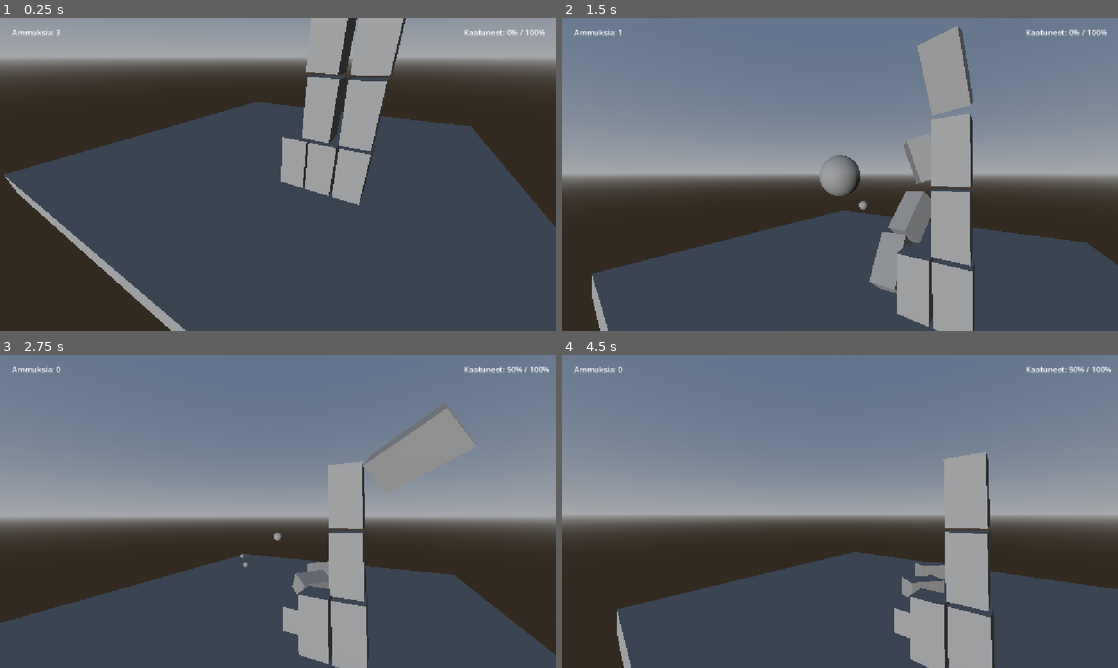
Above: before the commit, frames 1-4 (two rows, left to right).
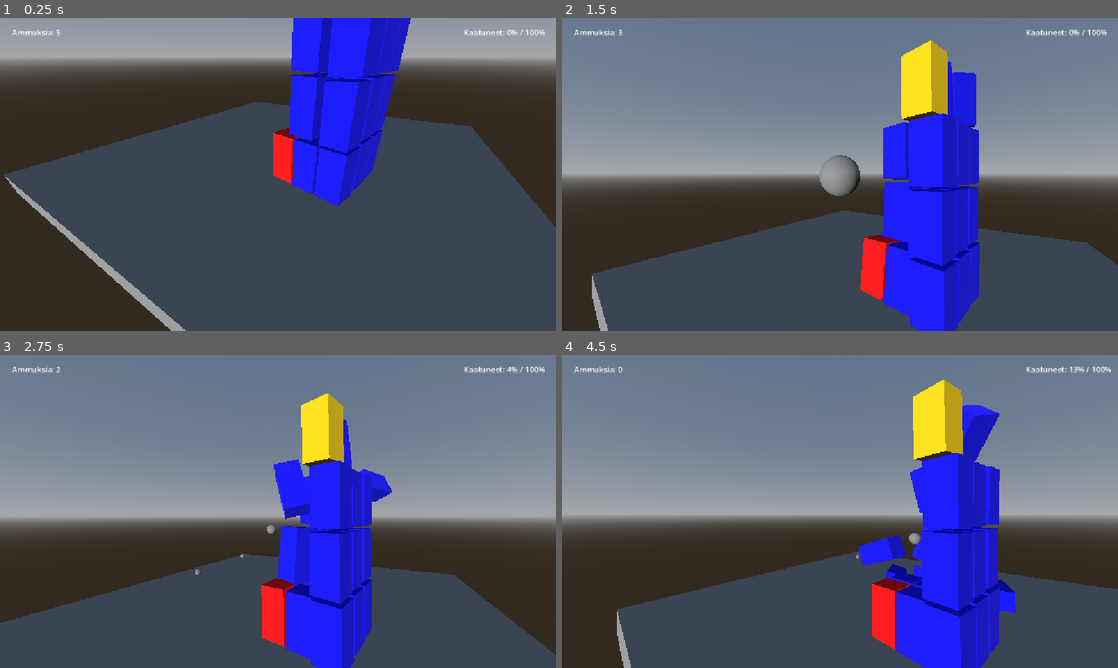
Above: after the commit, the same moments.

Repository: santtu-kumpulainen/3d-fysiikkapeli
Game: Godot game, scene res://scenes/root.tscn
Two runs of this game, one before a commit and one after it. Both use one fixed random seed, a clock stepped at 60 frames per second and the inputs below.
Inputs (mouse positions are in pixels of both pictures, inside the frame that each line leads up to):
- Up to frame 1 (0.25 s): no input
- Up to frame 2 (1.5 s): tap Enter at 0.5 s; move the mouse to (867, 174) at 0.52 s; tap R at 0.6, 1.35 s; click (867, 174) at 0.67 s; move the mouse to (812, 174) at 1.27 s; click (812, 174) at 1.42 s
- Up to frame 3 (2.75 s): move the mouse to (289, 505) at 2.02 s; tap R at 2.1 s; click (289, 505) at 2.17 s
- Up to frame 4 (4.5 s): move the mouse to (834, 517) at 2.77 s; tap R at 2.85, 3.6, 4.35 s; click (834, 517) at 2.92 s; move the mouse to (878, 514) at 3.52 s; click (878, 514) at 3.67 s; move the mouse to (795, 508) at 4.27 s; click (795, 508) at 4.42 s

The runs differ from the first frame. In frame 1, 10% of the frame differs, in the area x 10-74%, y 0-61%; in frame 2, 15%; in frame 3, 14%; in frame 4, 15%, in the area x 52-93%, y 3-100%.

Commit message:
Task 8: Add special block effects

Diff:
--- /dev/null
+++ b/3d_fysiikkapeli/scenes/box.gd
@@ -0,0 +1,42 @@
+
+extends RigidBody3D
+
+signal toppled(block: RigidBody3D)
+
+enum BlockType {
+	NORMAL,
+	BONUS_AMMO,
+	EXPLOSIVE
+}
+
+@export var block_type: BlockType = BlockType.NORMAL
+
+@onready var mesh_instance: MeshInstance3D = $MeshInstance3D
+
+var effect_triggered := false
+
+
+func _ready() -> void:
+	var material := StandardMaterial3D.new()
+
+	match block_type:
+		BlockType.NORMAL:
+			material.albedo_color = Color.BLUE
+		BlockType.BONUS_AMMO:
+			material.albedo_color = Color.GOLD
+		BlockType.EXPLOSIVE:
+			material.albedo_color = Color.RED
+
+	mesh_instance.material_override = material
+
+
+func _physics_process(_delta: float) -> void:
+	if effect_triggered:
+		return
+
+	var up_direction = global_transform.basis.y.normalized()
+	var angle = up_direction.angle_to(Vector3.UP)
+
+	if angle >= deg_to_rad(45.0):
+		effect_triggered = true
+		toppled.emit(self)
--- a/3d_fysiikkapeli/scenes/box.tscn
+++ b/3d_fysiikkapeli/scenes/box.tscn
@@ -1,4 +1,6 @@
 [gd_scene format=3 uid="uid://ddibfshvvympk"]
+
+[ext_resource type="Script" uid="uid://cgg5cdprv0ugj" path="res://scenes/box.gd" id="1_3inec"]
 
 [sub_resource type="BoxShape3D" id="BoxShape3D_py7em"]
 size = Vector3(1, 2.140564, 1)
@@ -7,6 +9,7 @@
 size = Vector3(1, 1.9833984, 1)
 
 [node name="Box" type="RigidBody3D" unique_id=1642724522 groups=["tower_boxes"]]
+script = ExtResource("1_3inec")
 
 [node name="CollisionShape3D" type="CollisionShape3D" parent="." unique_id=2066689434]
 transform = Transform3D(1, 0, 0, 0, 1, 0, 0, 0, 1, 1, 1, 1)
--- a/3d_fysiikkapeli/scenes/root.gd
+++ b/3d_fysiikkapeli/scenes/root.gd
@@ -10,9 +10,11 @@
 @onready var victory_label: Label = $CanvasLayer/Message
 @onready var score_label: Label = $CanvasLayer/ScoreLabel
 
-var ammo_left: int = 3
+var ammo_left: int = 5
 var game_over: bool = false
 var camera_pitch: float = 0.0
+
+
 
 
 func _ready() -> void:
@@ -20,6 +22,12 @@
 	ammo_label.text = "Ammuksia: " + str(ammo_left)
 	victory_label.visible = false
 	update_score()
+
+	for box in get_tree().get_nodes_in_group("tower_boxes"):
+		if box.has_signal("toppled"):
+			box.toppled.connect(_on_box_toppled)
+
+
 
 
 func _unhandled_input(event: InputEvent) -> void:
@@ -121,3 +129,36 @@
 
 	victory_label.visible = true
 	Input.mouse_mode = Input.MOUSE_MODE_VISIBLE
+
+
+func _on_box_toppled(block: RigidBody3D) -> void:
+	if game_over:
+		return
+
+	match block.block_type:
+		0:
+			pass
+		1:
+			ammo_left += 2
+			ammo_label.text = "Ammuksia: " + str(ammo_left)
+		2:
+			explode(block)
+
+
+func explode(block: RigidBody3D) -> void:
+	var explosion_radius := 4.0
+	var explosion_force := 8.0
+
+	for other in get_tree().get_nodes_in_group("tower_boxes"):
+		if other == block:
+			continue
+
+		if not other is RigidBody3D:
+			continue
+
+		var distance = block.global_position.distance_to(other.global_position)
+
+		if distance <= explosion_radius:
+			var direction = (other.global_position - block.global_position).normalized()
+			direction.y += 0.5
+			other.apply_central_impulse(direction.normalized() * explosion_force)
--- a/3d_fysiikkapeli/scenes/root.tscn
+++ b/3d_fysiikkapeli/scenes/root.tscn
@@ -46,28 +46,78 @@
 [node name="Boxes" type="Node" parent="." unique_id=2594051]
 
 [node name="Box1" parent="Boxes" unique_id=1642724522 instance=ExtResource("1_j5px3")]
-transform = Transform3D(1, 0, 0, 0, 1, 0, 0, 0, 1, -6.07, 0, 0)
+transform = Transform3D(0.9737444, 0, -0.22764426, 0, 1, 0, 0.22764426, 0, 0.9737444, -6.2904787, 0, -0.088383555)
 
-[node name="Box2" parent="Boxes" unique_id=574468394 instance=ExtResource("1_j5px3")]
-transform = Transform3D(1, 0, 0, 0, 1, 0, 0, 0, 1, -7.1469035, 0, 0)
+[node name="Box2e" parent="Boxes" unique_id=574468394 instance=ExtResource("1_j5px3")]
+transform = Transform3D(0.9737444, 0, -0.22764426, 0, 1, 0, 0.22764426, 0, 0.9737444, -7.3391075, 0, -0.33353442)
+block_type = 2
 
 [node name="Box3" parent="Boxes" unique_id=1697580399 instance=ExtResource("1_j5px3")]
-transform = Transform3D(1, 0, 0, 0, 1, 0, 0, 0, 1, -4.97695, 0, 0)
+transform = Transform3D(0.9737444, 0, -0.22764426, 0, 1, 0, 0.22764426, 0, 0.9737444, -5.2261276, 0, 0.16044307)
 
 [node name="Box4" parent="Boxes" unique_id=593996960 instance=ExtResource("1_j5px3")]
-transform = Transform3D(1, 0, 0, 0, 1, 0, 0, 0, 1, -5.020108, 1.9877317, 0)
+transform = Transform3D(0.9737444, 0, -0.22764426, 0, 1, 0, 0.22764426, 0, 0.9737444, -5.268152, 1.9877317, 0.15061831)
 
 [node name="Box5" parent="Boxes" unique_id=1269340170 instance=ExtResource("1_j5px3")]
-transform = Transform3D(1, 0, 0, 0, 1, 0, 0, 0, 1, -6.3065543, 2.0196013, 0)
+transform = Transform3D(0.9737444, 0, -0.22764426, 0, 1, 0, 0.22764426, 0, 0.9737444, -6.520822, 2.0196013, -0.14223373)
 
 [node name="Box6" parent="Boxes" unique_id=546933311 instance=ExtResource("1_j5px3")]
-transform = Transform3D(1, 0, 0, 0, 1, 0, 0, 0, 1, -5.550475, 5.995189, 0)
+transform = Transform3D(0.9737444, 0, -0.22764426, 0, 1, 0, 0.22764426, 0, 0.9737444, -5.784594, 5.995189, -1.1968937)
 
 [node name="Box7" parent="Boxes" unique_id=1225059111 instance=ExtResource("1_j5px3")]
-transform = Transform3D(1, 0, 0, 0, 1, 0, 0, 0, 1, -5.005579, 3.980349, 0)
+transform = Transform3D(0.9737444, 0, -0.22764426, 0, 1, 0, 0.22764426, 0, 0.9737444, -5.2540045, 3.980349, 0.15392578)
 
 [node name="Box8" parent="Boxes" unique_id=815354045 instance=ExtResource("1_j5px3")]
-transform = Transform3D(1, 0, 0, 0, 1, 0, 0, 0, 1, -6.3000965, 3.9452639, 0)
+transform = Transform3D(0.9737444, 0, -0.22764426, 0, 1, 0, 0.22764426, 0, 0.9737444, -6.514534, 3.9452639, -0.14076364)
+
+[node name="Box9" parent="Boxes" unique_id=227077019 instance=ExtResource("1_j5px3")]
+transform = Transform3D(0.9737444, 0, -0.22764426, 0, 1, 0, 0.22764426, 0, 0.9737444, -6.0628347, 0, -1.2838429)
+
+[node name="Box10" parent="Boxes" unique_id=1653607108 instance=ExtResource("1_j5px3")]
+transform = Transform3D(0.9737444, 0, -0.22764426, 0, 1, 0, 0.22764426, 0, 0.9737444, -7.111463, 0, -1.5289938)
+
+[node name="Box11" parent="Boxes" unique_id=1431005029 instance=ExtResource("1_j5px3")]
+transform = Transform3D(0.9737444, 0, -0.22764426, 0, 1, 0, 0.22764426, 0, 0.9737444, -4.998483, 0, -1.0350163)
+
+[node name="Box12" parent="Boxes" unique_id=388227039 instance=ExtResource("1_j5px3")]
+transform = Transform3D(0.9737444, 0, -0.22764426, 0, 1, 0, 0.22764426, 0, 0.9737444, -5.0405083, 1.9877317, -1.044841)
+
+[node name="Box13" parent="Boxes" unique_id=973137336 instance=ExtResource("1_j5px3")]
+transform = Transform3D(0.9737444, 0, -0.22764426, 0, 1, 0, 0.22764426, 0, 0.9737444, -6.2931776, 2.0196013, -1.3376931)
+
+[node name="Box14ba" parent="Boxes" unique_id=1024183041 instance=ExtResource("1_j5px3")]
+transform = Transform3D(0.9737444, 0, -0.22764426, 0, 1, 0, 0.22764426, 0, 0.9737444, -5.55695, 5.995189, 0.05393505)
+block_type = 1
+
+[node name="Box15" parent="Boxes" unique_id=774248924 instance=ExtResource("1_j5px3")]
+transform = Transform3D(0.9737444, 0, -0.22764426, 0, 1, 0, 0.22764426, 0, 0.9737444, -5.0263605, 3.980349, -1.0415335)
+
+[node name="Box16" parent="Boxes" unique_id=419030853 instance=ExtResource("1_j5px3")]
+transform = Transform3D(0.9737444, 0, -0.22764426, 0, 1, 0, 0.22764426, 0, 0.9737444, -6.2868896, 3.9452639, -1.336223)
+
+[node name="Box17" parent="Boxes" unique_id=411872513 instance=ExtResource("1_j5px3")]
+transform = Transform3D(0.9737444, 0, -0.22764426, 0, 1, 0, 0.22764426, 0, 0.9737444, -5.8351903, 0, -2.4357939)
+
+[node name="Box18" parent="Boxes" unique_id=2003683205 instance=ExtResource("1_j5px3")]
+transform = Transform3D(0.9737444, 0, -0.22764426, 0, 1, 0, 0.22764426, 0, 0.9737444, -6.8838186, 0, -2.6809447)
+
+[node name="Box19" parent="Boxes" unique_id=1109954367 instance=ExtResource("1_j5px3")]
+transform = Transform3D(0.9737444, 0, -0.22764426, 0, 1, 0, 0.22764426, 0, 0.9737444, -4.7708387, 0, -2.1869671)
+
+[node name="Box20" parent="Boxes" unique_id=535532148 instance=ExtResource("1_j5px3")]
+transform = Transform3D(0.9737444, 0, -0.22764426, 0, 1, 0, 0.22764426, 0, 0.9737444, -4.812864, 1.9877317, -2.196792)
+
+[node name="Box21" parent="Boxes" unique_id=1779313614 instance=ExtResource("1_j5px3")]
+transform = Transform3D(0.9737444, 0, -0.22764426, 0, 1, 0, 0.22764426, 0, 0.9737444, -6.0655336, 2.0196013, -2.489644)
+
+[node name="Box22" parent="Boxes" unique_id=1046307806 instance=ExtResource("1_j5px3")]
+transform = Transform3D(0.9737444, 0, -0.22764426, 0, 1, 0, 0.22764426, 0, 0.9737444, -5.3293056, 5.995189, -2.3175268)
+
+[node name="Box23" parent="Boxes" unique_id=369062069 instance=ExtResource("1_j5px3")]
+transform = Transform3D(0.9737444, 0, -0.22764426, 0, 1, 0, 0.22764426, 0, 0.9737444, -4.798716, 3.980349, -2.1934843)
+
+[node name="Box24" parent="Boxes" unique_id=130006875 instance=ExtResource("1_j5px3")]
+transform = Transform3D(0.9737444, 0, -0.22764426, 0, 1, 0, 0.22764426, 0, 0.9737444, -6.059245, 3.9452639, -2.488174)
 
 [node name="CanvasLayer" type="CanvasLayer" parent="." unique_id=15505303]
 
Not shown, added: 3d_fysiikkapeli/scenes/box.gd.uid
